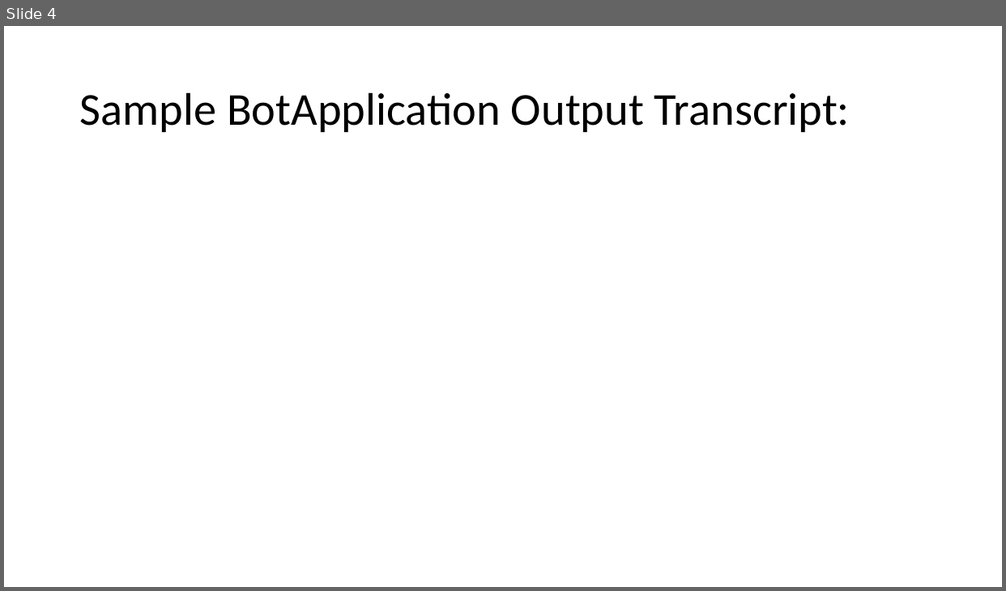
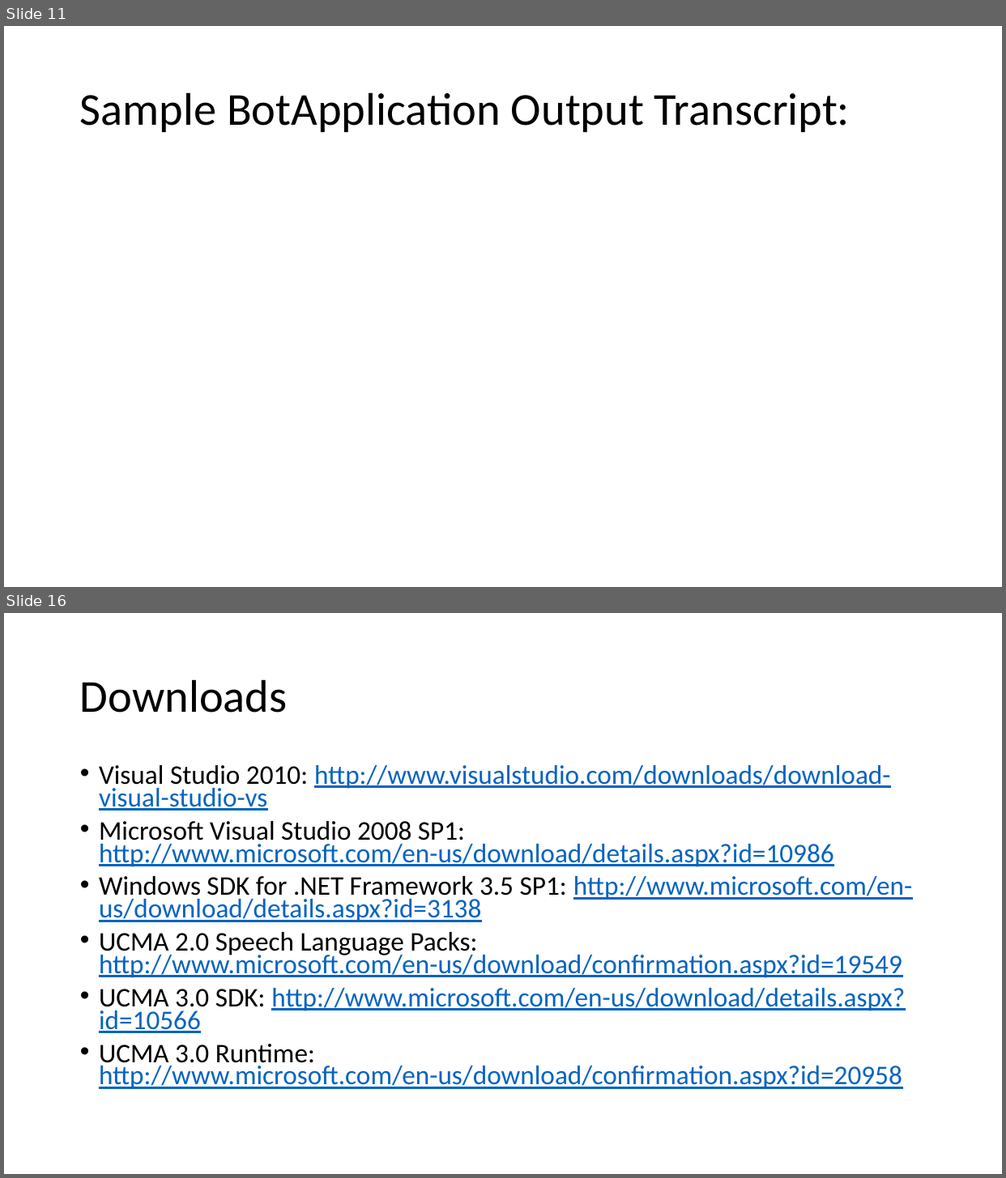
Before and after one commit to saluber/LyncMeetingTranscript, a slide deck: LyncMeetingTranscript.pptx. Shown one above the other, each under a label of ours: slide 4 before the commit, slides 11 and 16 after it; the slides between them are not shown. The pictures are 1006x591 and 1006x1178 pixels, drawn with LibreOffice and Linux fonts; fonts in the diff are those of the drawing. Boxes give left, top, right and bottom in pixels: in the first picture for what was removed or moved away, otherwise in the second. Text is boxed around its words. In the diff, an @@ line names an element or a change of style, - is before the commit and + after.

```diff
--- a/LyncMeetingTranscript.pptx
+++ b/LyncMeetingTranscript.pptx
@@ slide 16 added at box(4, 613, 1002, 1174), background #FFFFFF @@
@@ title added at box(80, 679, 288, 713), 44 pt, text #000000 @@
+Downloads
@@ text added at box(99, 765, 912, 1089), 25.9 pt, text #0563C1, underline @@
+• Visual Studio 2010: http://www.visualstudio.com/downloads/download-visual-studio-vs
+• Microsoft Visual Studio 2008 SP1: http://www.microsoft.com/en-us/download/details.aspx?id=10986
+• Windows SDK for .NET Framework 3.5 SP1: http://www.microsoft.com/en-us/download/details.aspx?id=3138
+• UCMA 2.0 Speech Language Packs: http://www.microsoft.com/en-us/download/confirmation.aspx?id=19549
+• UCMA 3.0 SDK: http://www.microsoft.com/en-us/download/details.aspx?id=10566
+• UCMA 3.0 Runtime: http://www.microsoft.com/en-us/download/confirmation.aspx?id=20958
@@ what was slide 4 is now slide 11 @@
```
Also in this commit, not shown: 1 slide changed, 12 other slides added, 1 slide removed, 13 other files.
